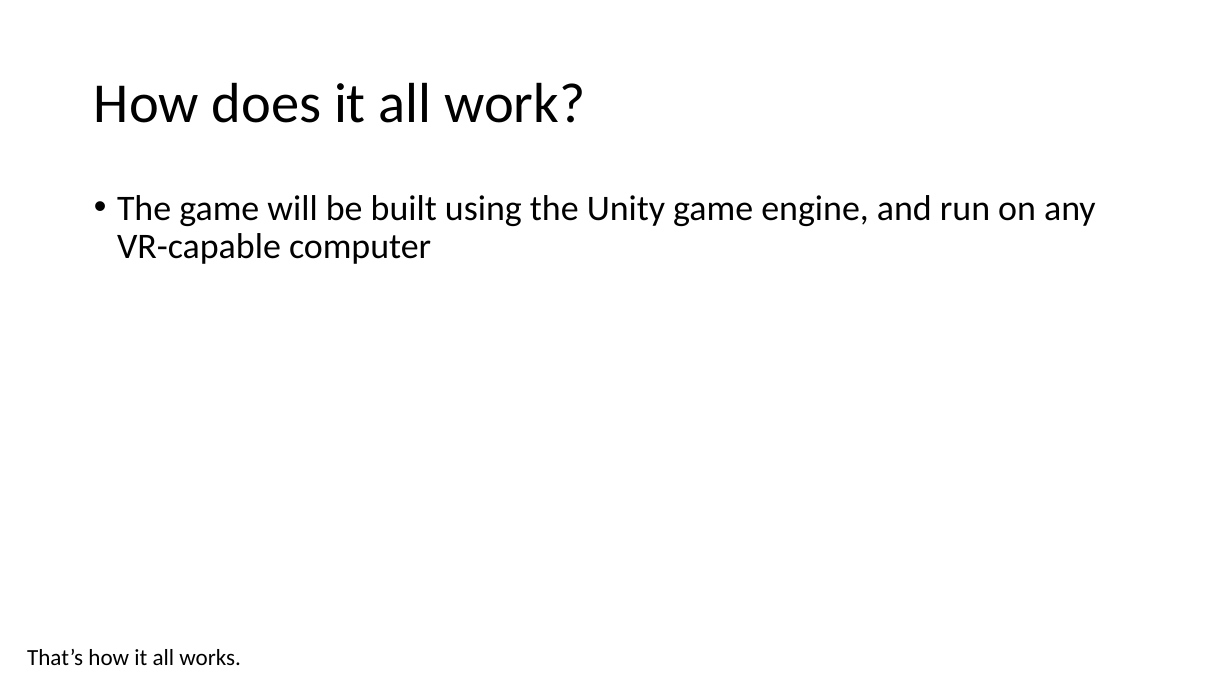
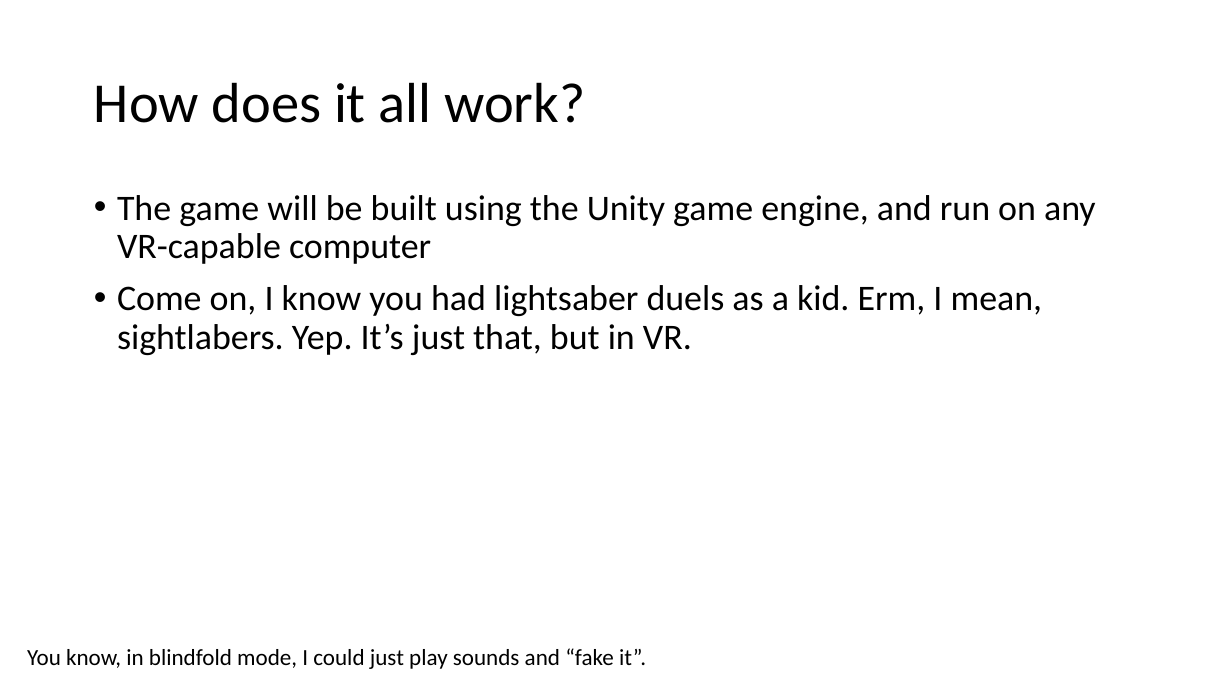
Before and after one commit to ajohn104/BarrierToEntry, a slide deck: slide 7 of Proposal.pptx. Drawn at 1232x693 pixels with LibreOffice and Linux fonts; fonts in the diff are those of the drawing. Boxes give left, top, right and bottom in pixels: in the first picture for what was removed or moved away, otherwise in the second. Text is boxed around its words. In the diff, an @@ line names an element or a change of style, - is before the commit and + after.

Commit message:
Clarified how it works

```diff
--- a/Proposal.pptx
+++ b/Proposal.pptx
@@ text at (117,285,1043,355): paragraph added @@
+• Come on, I know you had lightsaber duels as a kid. Erm, I mean, sightlabers. Yep. It’s just that, but in VR.
@@ text at (27,648,646,669): text changed @@
-That’s how it all works.
+You know, in blindfold mode, I could just play sounds and “fake it”.
```
